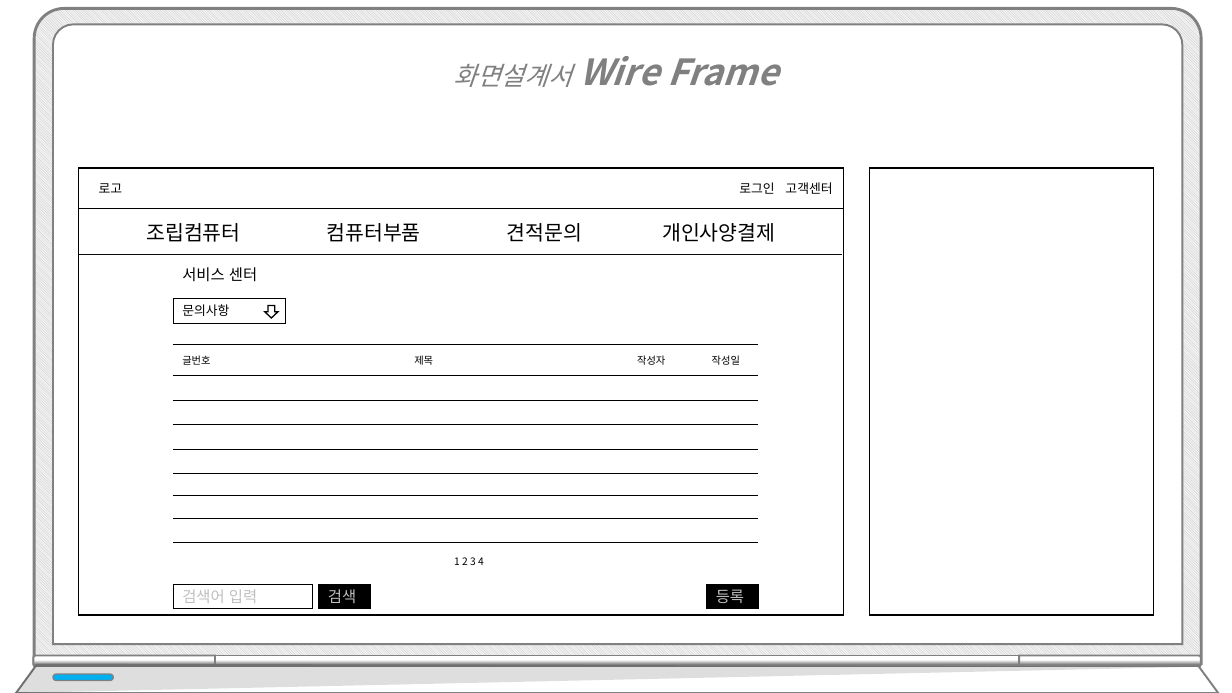
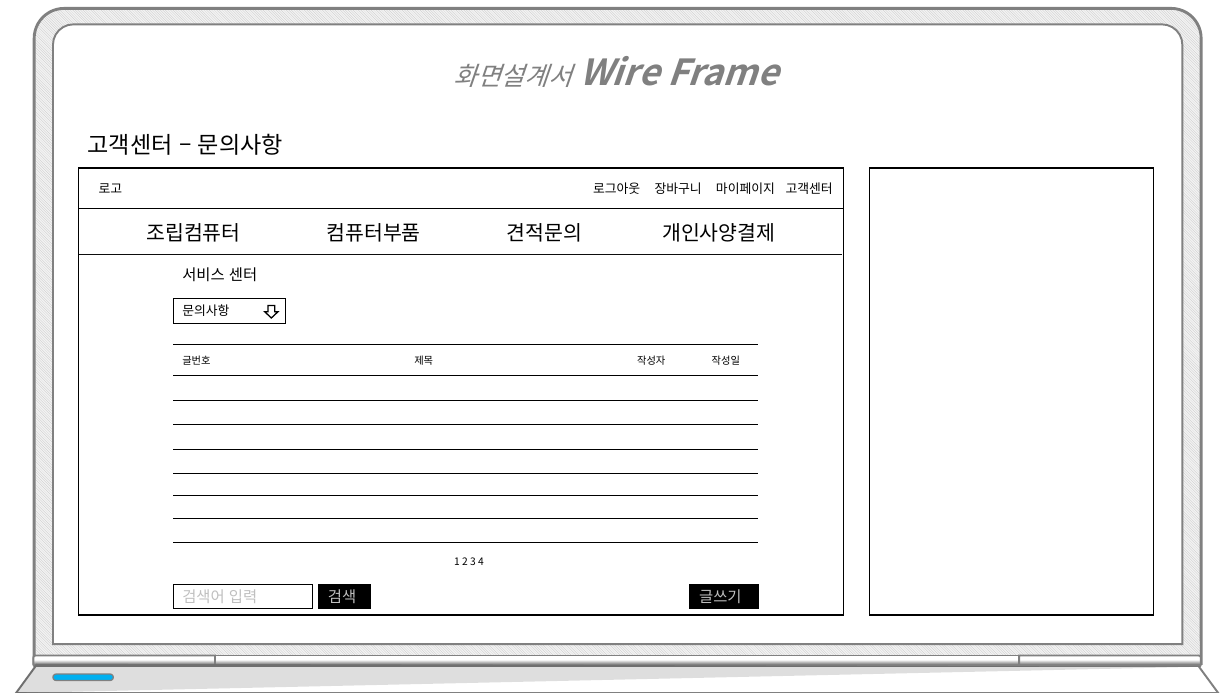
Before and after one commit to hhsw07/ezen-academy-projects, a slide deck: slide 29 of WebContent/발표/프로젝트5.pptx (slide 27 before the commit). Drawn at 1232x693 pixels with LibreOffice and Linux fonts; fonts in the diff are those of the drawing. Boxes give left, top, right and bottom in pixels: in the first picture for what was removed or moved away, otherwise in the second. Text is boxed around its words. In the diff, an @@ line names an element or a change of style, - is before the commit and + after.

```diff
--- a/WebContent/발표/프로젝트5.pptx
+++ b/WebContent/발표/프로젝트5.pptx
@@ text added at <box>88,133,283,155</box>, 18 pt, text #000000 @@
+고객센터 – 문의사항
@@ text at <box>593,182,833,194</box>: text changed @@
-로그인 고객센터
+로그아웃 장바구니 마이페이지 고객센터
@@ rectangle added at <box>690,584,759,608</box>, fill #000000, outline #000000 1 pt, 12 pt, text #BFBFBF @@
+글쓰기
@@ rectangle removed at <box>707,584,759,608</box> @@
-등록
```
Also in this commit, not shown: 13 other slides changed, 6 slides added.
